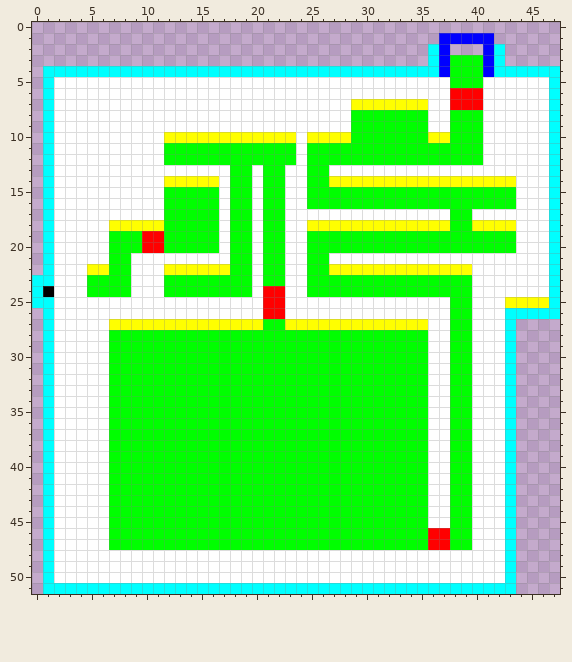
Edited in one commit: pixel-art file (RDEngineContent/Aseprite/Level3.aseprite). The picture above is the old version.
48x52 pixels, 1 frame.
And afterwards:
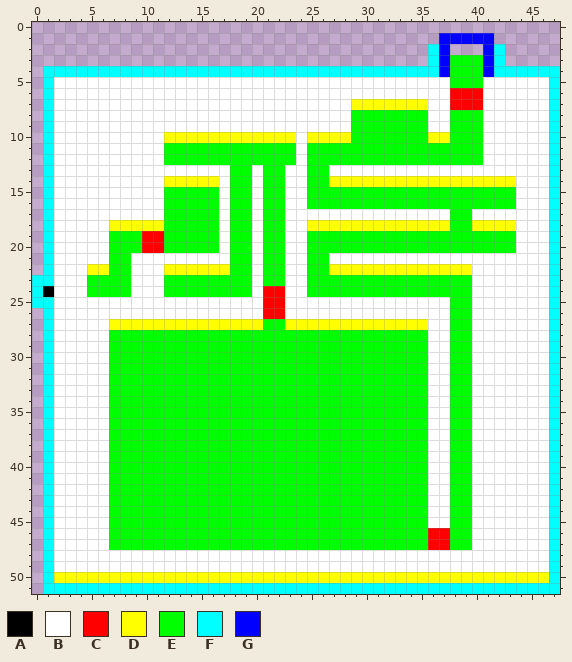
Palette (. is transparent): A #000000  B #ffffff  C #ff0000  D #ffff00  E #00ff00  F #00ffff  G #0000ff
Difference:
{"where": "layer \"Layer\""}
{"y":25,"x":43,"old":"DDDD","new":"BBBB"}
{"y":26,"x":43,"old":"FFFF","new":"BBBB"}
{"y":27,"x":43,"old":"F....","new":"BBBBF"}
{"y":28,"x":43,"old":"F....","new":"BBBBF"}
{"y":29,"x":43,"old":"F....","new":"BBBBF"}
{"y":30,"x":43,"old":"F....","new":"BBBBF"}
{"y":31,"x":43,"old":"F....","new":"BBBBF"}
{"y":32,"x":43,"old":"F....","new":"BBBBF"}
{"y":33,"x":43,"old":"F....","new":"BBBBF"}
{"y":34,"x":43,"old":"F....","new":"BBBBF"}
{"y":35,"x":43,"old":"F....","new":"BBBBF"}
{"y":36,"x":43,"old":"F....","new":"BBBBF"}
{"y":37,"x":43,"old":"F....","new":"BBBBF"}
{"y":38,"x":43,"old":"F....","new":"BBBBF"}
{"y":39,"x":43,"old":"F....","new":"BBBBF"}
{"y":40,"x":43,"old":"F....","new":"BBBBF"}
{"y":41,"x":43,"old":"F....","new":"BBBBF"}
{"y":42,"x":43,"old":"F....","new":"BBBBF"}
{"y":43,"x":43,"old":"F....","new":"BBBBF"}
{"y":44,"x":43,"old":"F....","new":"BBBBF"}
{"y":45,"x":43,"old":"F....","new":"BBBBF"}
{"y":46,"x":43,"old":"F....","new":"BBBBF"}
{"y":47,"x":43,"old":"F....","new":"BBBBF"}
{"y":48,"x":43,"old":"F....","new":"BBBBF"}
{"y":49,"x":43,"old":"F....","new":"BBBBF"}
{"y":50,"x":2,"old":"BBBBBBBBBBBBBBBBBBBBBBBBBBBBBBBBBBBBBBBBBF....","new":"DDDDDDDDDDDDDDDDDDDDDDDDDDDDDDDDDDDDDDDDDDDDDF"}
{"y":51,"x":44,"old":"....","new":"FFFF"}
{"label":"changed","picture_box":[54,297,560,594]}
